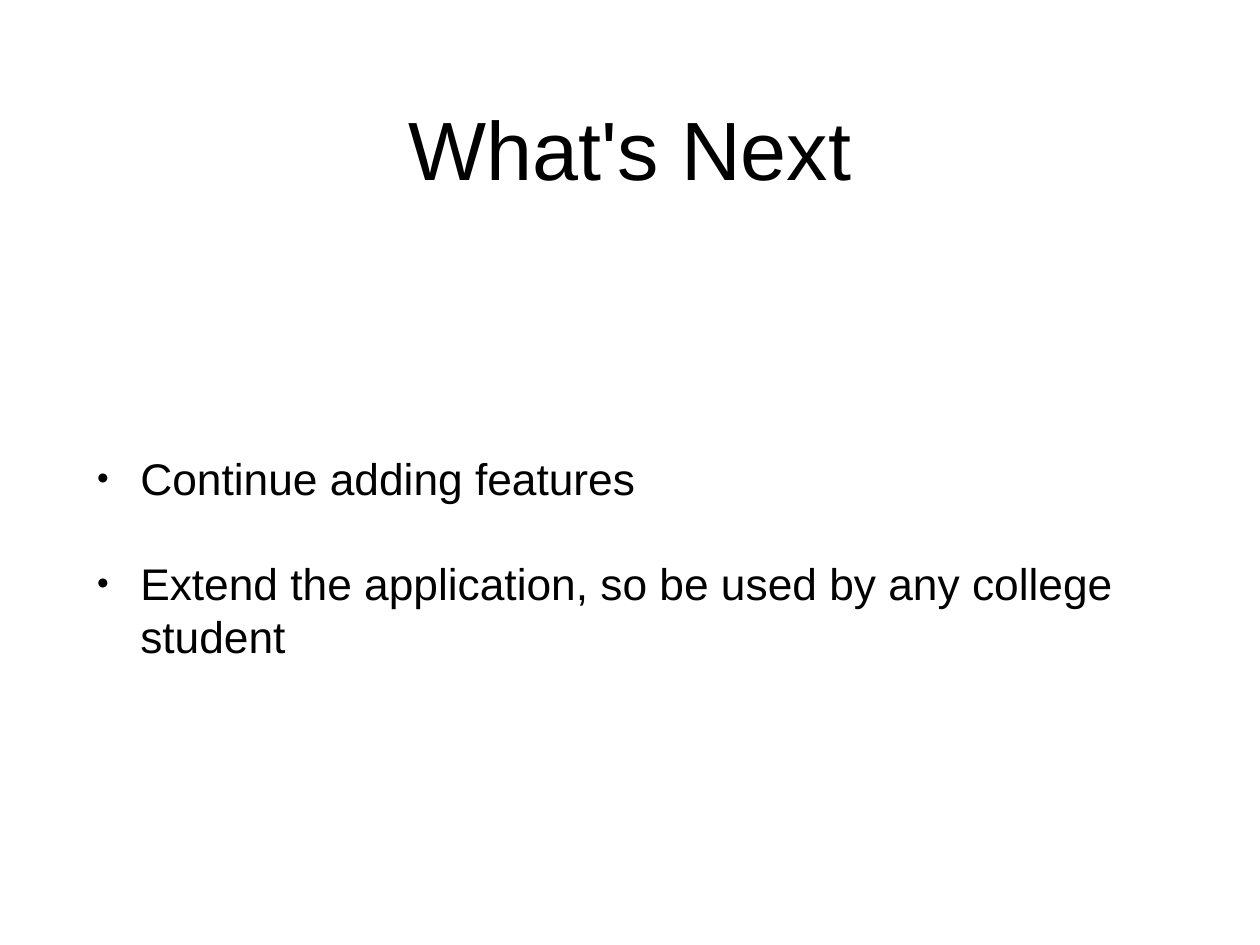
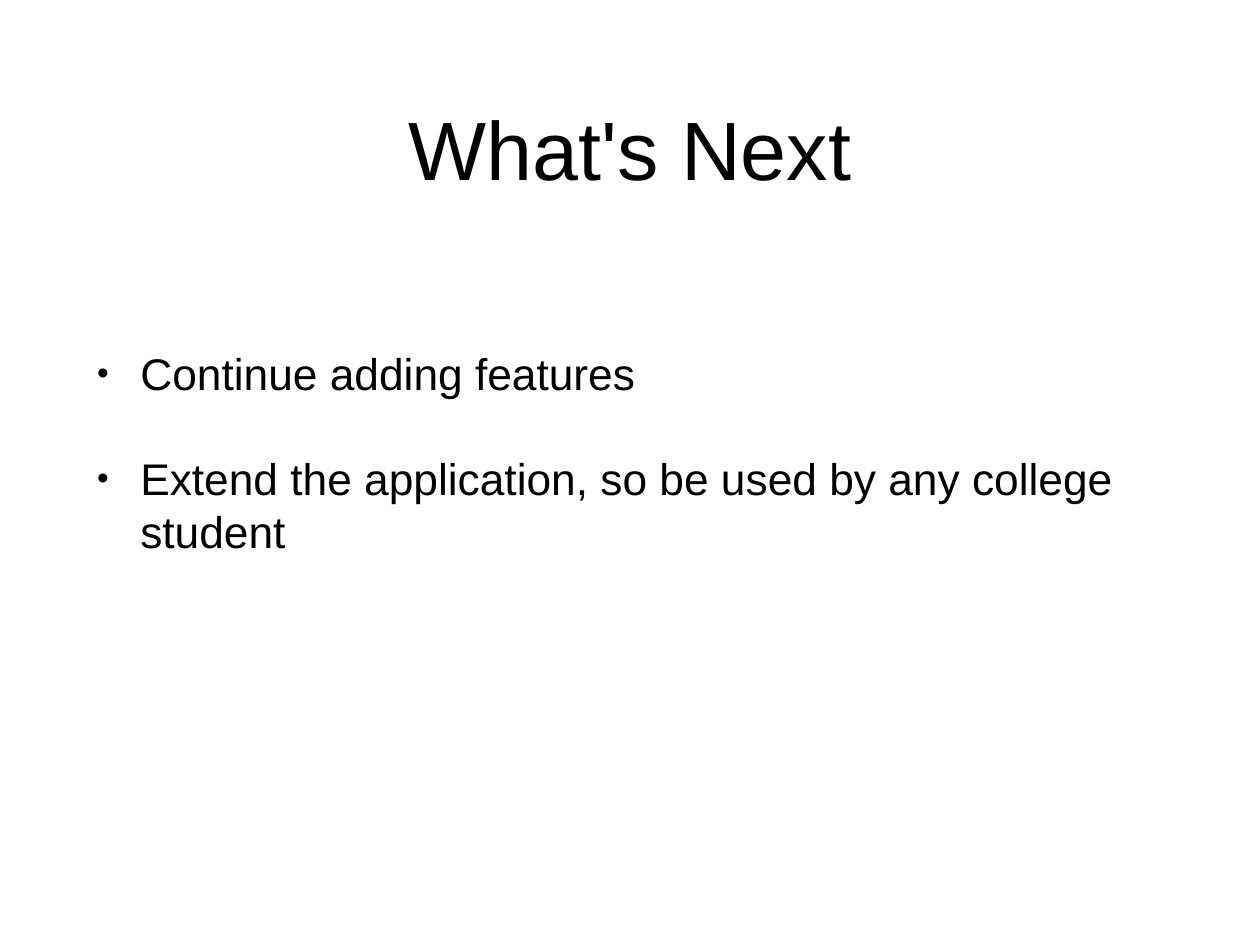
Before and after one commit to Asefaw/cuny-books, a slide deck: slide 5 of docs/Final-Presentaion.pptx (slide 6 before the commit). Drawn at 1260x945 pixels with LibreOffice and Linux fonts; fonts in the diff are those of the drawing. Boxes give left, top, right and bottom in pixels: in the first picture for what was removed or moved away, otherwise in the second. Text is boxed around its words. In the diff, an @@ line names an element or a change of style, - is before the commit and + after.

```diff
--- a/docs/Final-Presentaion.pptx
+++ b/docs/Final-Presentaion.pptx
@@ text "Continue adding features": place and size @@
-text "Continue adding features" at bbox=[140, 463, 1112, 654]
+text "Continue adding features" at bbox=[140, 358, 1112, 549]
```
Also in this commit, not shown: 4 other slides changed, 1 slide removed.
